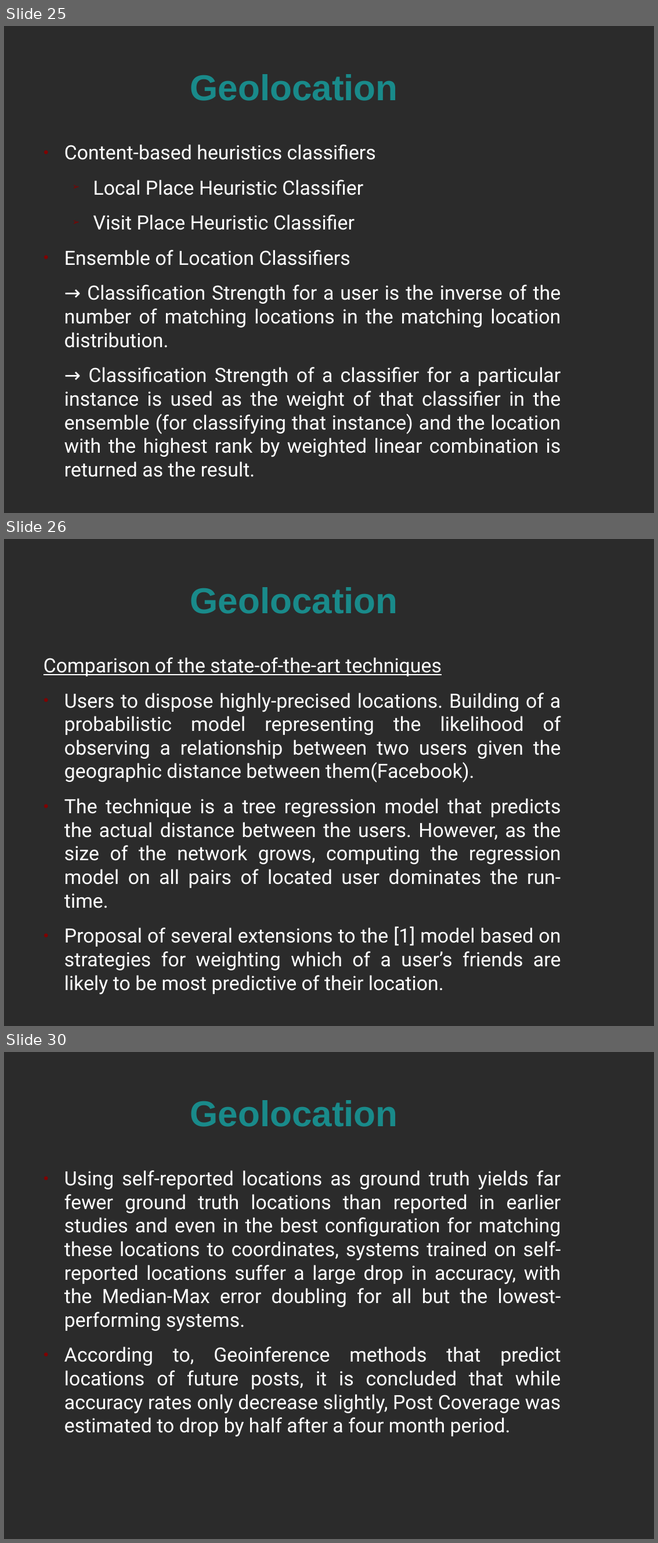
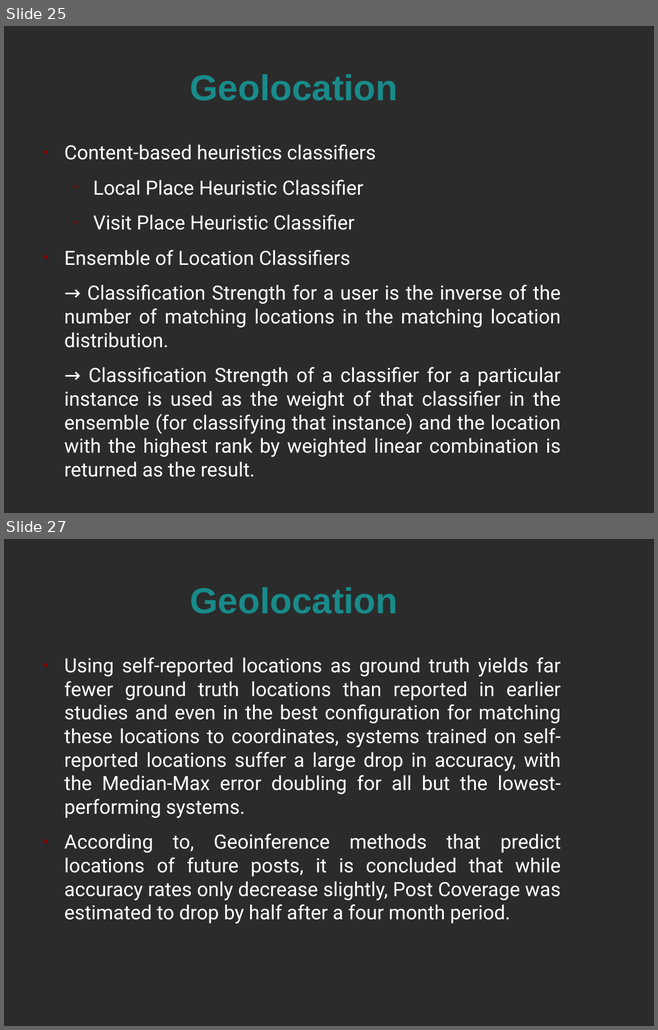
Before and after one commit to alextsil/twitter-topic-detection-and-analysis, a slide deck: parousiasi/presentation.odp. Shown one above the other, each under a label of ours: slides 25, 26 and 30 before the commit, slides 25 and 27 after it; the slides between them are not shown. The pictures are 658x1543 and 658x1030 pixels, drawn with LibreOffice and Linux fonts; fonts in the diff are those of the drawing; background and template pictures are left out; a plain dark background stands for a picture behind light text. Boxes give left, top, right and bottom in pixels: in the first picture for what was removed or moved away, otherwise in the second. Text is boxed around its words. In the diff, an @@ line names an element or a change of style, - is before the commit and + after.

Commit message:
Presentation: Gon: Geolocation

```diff
--- a/parousiasi/presentation.odp
+++ b/parousiasi/presentation.odp
@@ slide 26 removed at <box>4,539,654,1026</box>, background picture (left out) @@
@@ title removed at <box>190,587,397,614</box> @@
-Geolocation
@@ text removed at <box>43,657,561,995</box> @@
-Comparison of the state-of-the-art techniques
-● Users to dispose highly-precised locations. Building of a probabilistic model representing the likelihood of observing a relationship between two users given the geographic distance between them(Facebook).
-● The technique is a tree regression model that predicts the actual distance between the users. However, as the size of the network grows, computing the regression model on all pairs of located user dominates the run-time.
-● Proposal of several extensions to the [1] model based on strategies for weighting which of a user’s friends are likely to be most predictive of their location.
@@ what was slide 30 is now slide 27 @@
```
Also in this commit, not shown: 3 slides changed, 2 other slides removed, 1 other file.
